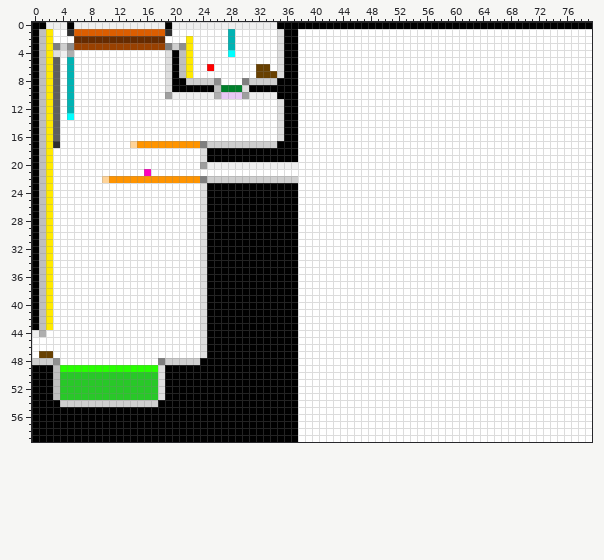
One commit to this sprite sheet: source/level_data/layouts/level4/layer2.png. The picture above is the old version.
The file is 80x60 pixels.
Once edited:
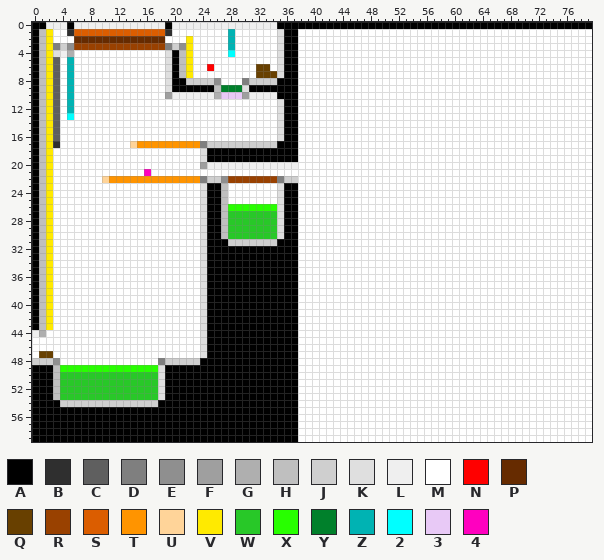
Palette (. is transparent): A #000000  B #2f2f2f  C #5f5f5f  D #7f7f7f  E #8f8f8f  F #9f9f9f  G #afafaf  H #bfbfbf  J #cfcfcf  K #dfdfdf  L #efefef  M #ffffff  N #ff0000  P #662b00  Q #684000  R #994100  S #db5d00  T #ff9400  U #ffd499  V #ffea00  W #28c828  X #28ff00  Y #00802b  Z #00b3b3  2 #00ffff  3 #e8c9f6  4 #ff00bf
Diff:
Changed rows in their new state; - is an unchanged pixel.
first column x 27:
22 ERRRRRRRD
23 HMMMMMMMK
24 HMMMMMMMK
25 HMMMMMMMK
26 HXXXXXXXK
27 HWWWWWWWK
28 HWWWWWWWK
29 HWWWWWWWK
30 HWWWWWWWK
31 -JJJJJJJ-
Changed places in both pictures, as pixel boxes (x1, y1, x2, y2):
changed: (221, 176, 284, 246)
